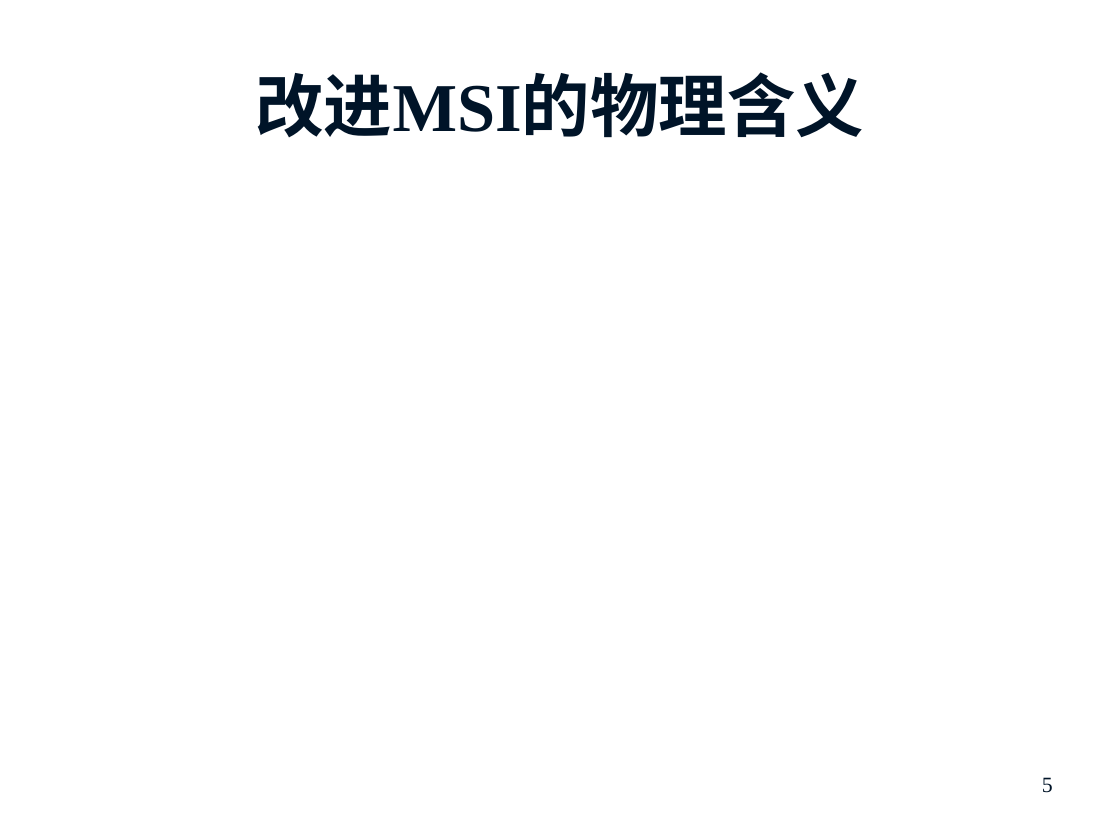
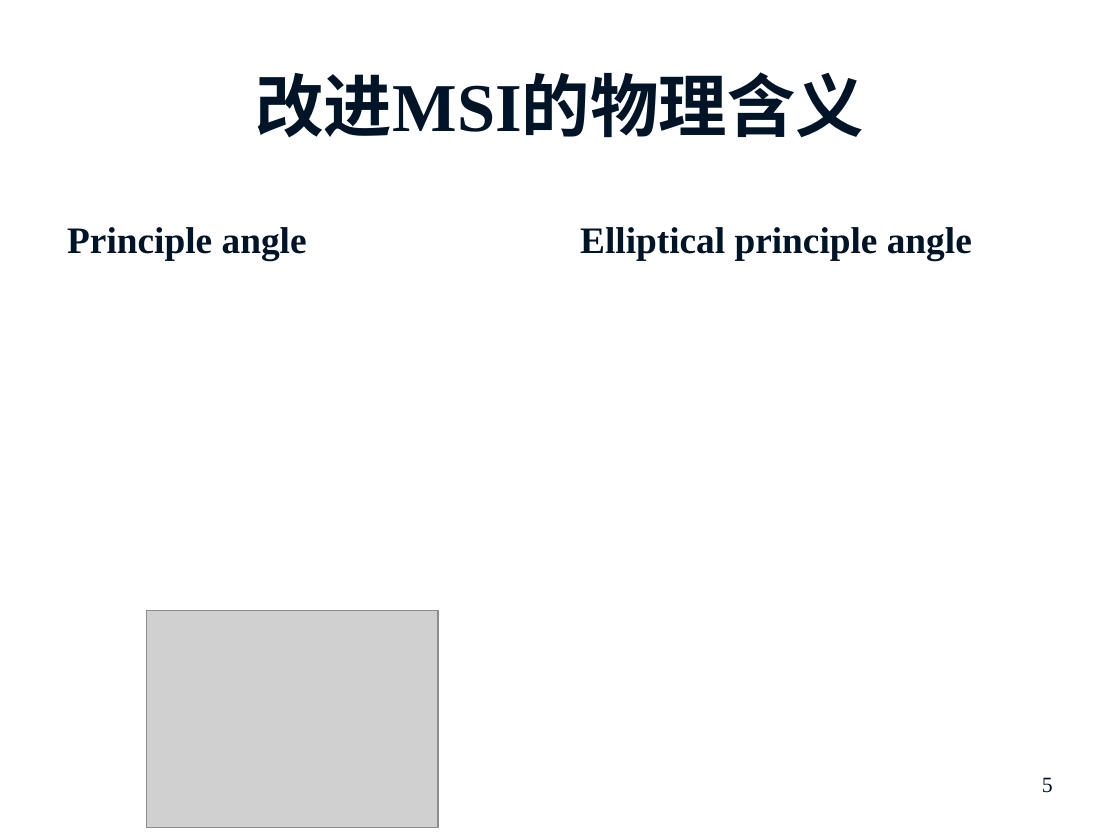
Before and after one commit to prm10/paper, a slide deck: slide 5 of presentation/模型相似度总结.pptx. Drawn at 1120x840 pixels with LibreOffice and Linux fonts; fonts in the diff are those of the drawing; grey boxes stand for pictures; background and template pictures are left out. Boxes give left, top, right and bottom in pixels: in the first picture for what was removed or moved away, otherwise in the second. Text is boxed around its words. In the diff, an @@ line names an element or a change of style, - is before the commit and + after.

```diff
--- a/presentation/模型相似度总结.pptx
+++ b/presentation/模型相似度总结.pptx
@@ text added at [67,227,307,260], 24 pt, text #001428, bold @@
+Principle angle
@@ text added at [580,227,972,260], 24 pt, text #001428, bold @@
+Elliptical principle angle
@@ picture added at [147,610,439,828] @@
```
Also in this commit, not shown: 3 other slides changed, 5 slides added, 1 slide removed, 2 other files.
